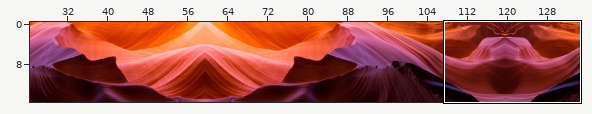
A Tiled map (JSON) gets an edit: Game/levels/LevelTwoMap.json. The picture above shows the old version from afar; the outline marks the close-up.
Close-up. First the earlier version:
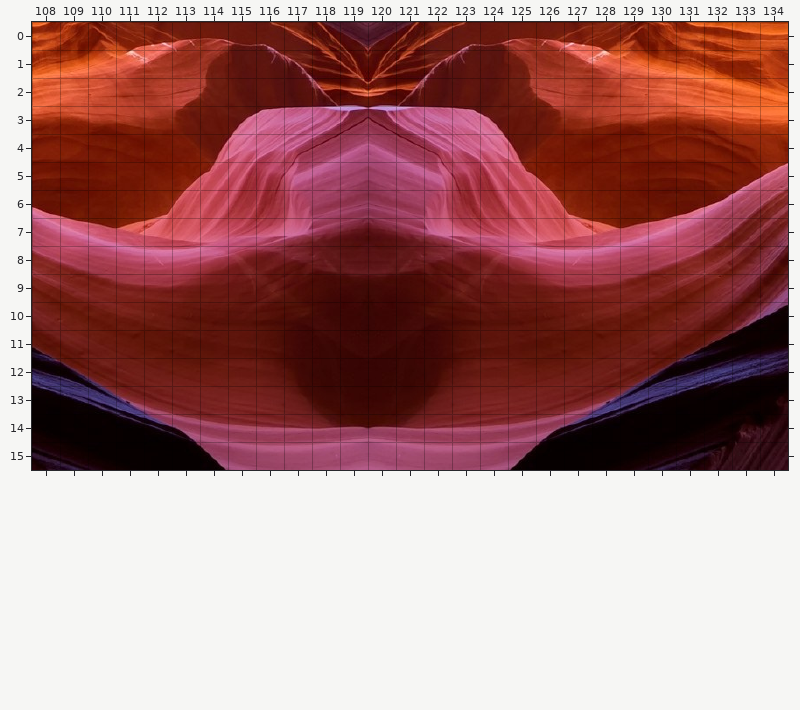
Cells are 32x32 px. Shown: x 108..134, y 0..15. The commit also changed other parts of the map, which this record leaves out.
The same view after the edit:
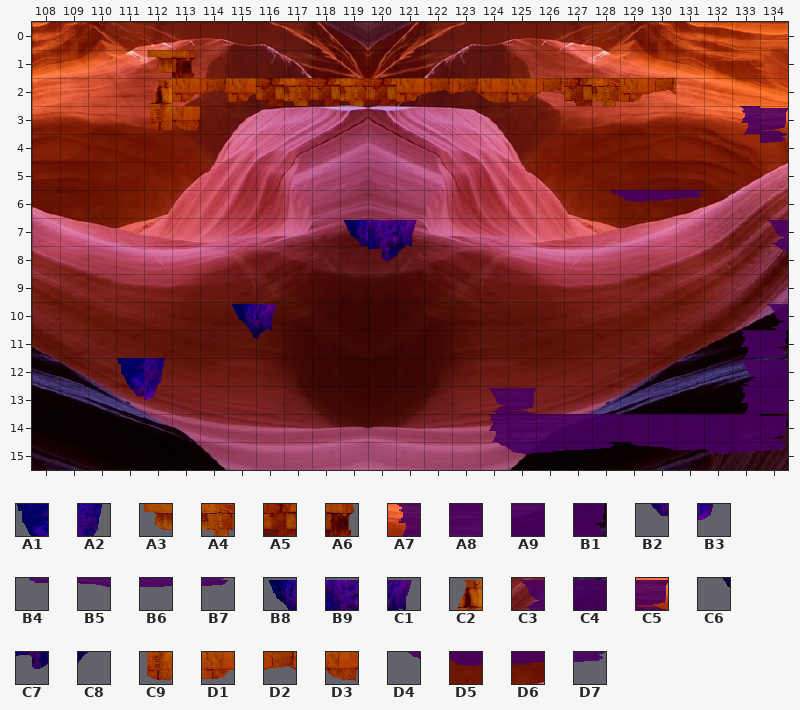
Key: from "platforms": A1 0, A2 3, A3 8, A4 9, A5 10, A6 11, A7 64, A8 65, A9 66, B1 67, B2 68, B3 71, B4 132, B5 133, B6 134, B7 135, B8 136, B9 138, C1 139, C2 144, C3 200, C4 201, C5 203, C6 204, C7 206, C8 207, C9 212, D1 213, D2 214, D3 215, D4 268, D5 269, D6 270, D7 271.
__ is an empty cell.
See-through tiles are keyed as they look on the map.
From old to new:
Layer "LevelTwo - platforms":
y 1: x 112..113 __ __ -> A3 A6
y 2: x 112..130 __ __ __ __ __ __ __ __ __ __ __ __ __ __ __ __ __ __ __ -> C2 D1 D2 D1 A5 A4 A5 A4 A5 D1 D2 D2 D3 D1 D2 A5 A4 D1 D2
y 3: x 112..113 __ __ -> C9 D3; x 133..134 __ __ -> A7 C5
y 4: x 134 __ -> D7
y 6: x 128..131 __ __ __ __ -> D4 D5 D6 D7
y 7: x 119..121 __ __ __ -> B8 B9 C1; x 134 __ -> C3
y 8: x 120..121 __ __ -> C7 C8; x 134 __ -> D4
y 10: x 115..116 __ __ -> B8 C1; x 134 __ -> C3
y 11: x 115..116 __ __ -> C6 C8; x 133..134 __ __ -> A7 B1
y 12: x 111..112 __ __ -> A1 A2; x 133..134 __ __ -> C3 C4
y 13: x 111..112 __ __ -> B2 B3; x 124..125 __ __ -> C3 C5; x 133..134 __ __ -> A7 A8
y 14: x 124..134 __ __ __ __ __ __ __ __ __ __ __ -> A7 A8 A8 A9 A8 A9 A8 A9 A8 A9 C5
y 15: x 124..134 __ __ __ __ __ __ __ __ __ __ __ -> D4 D5 D6 B6 B7 B4 B5 B6 D5 D6 D7
